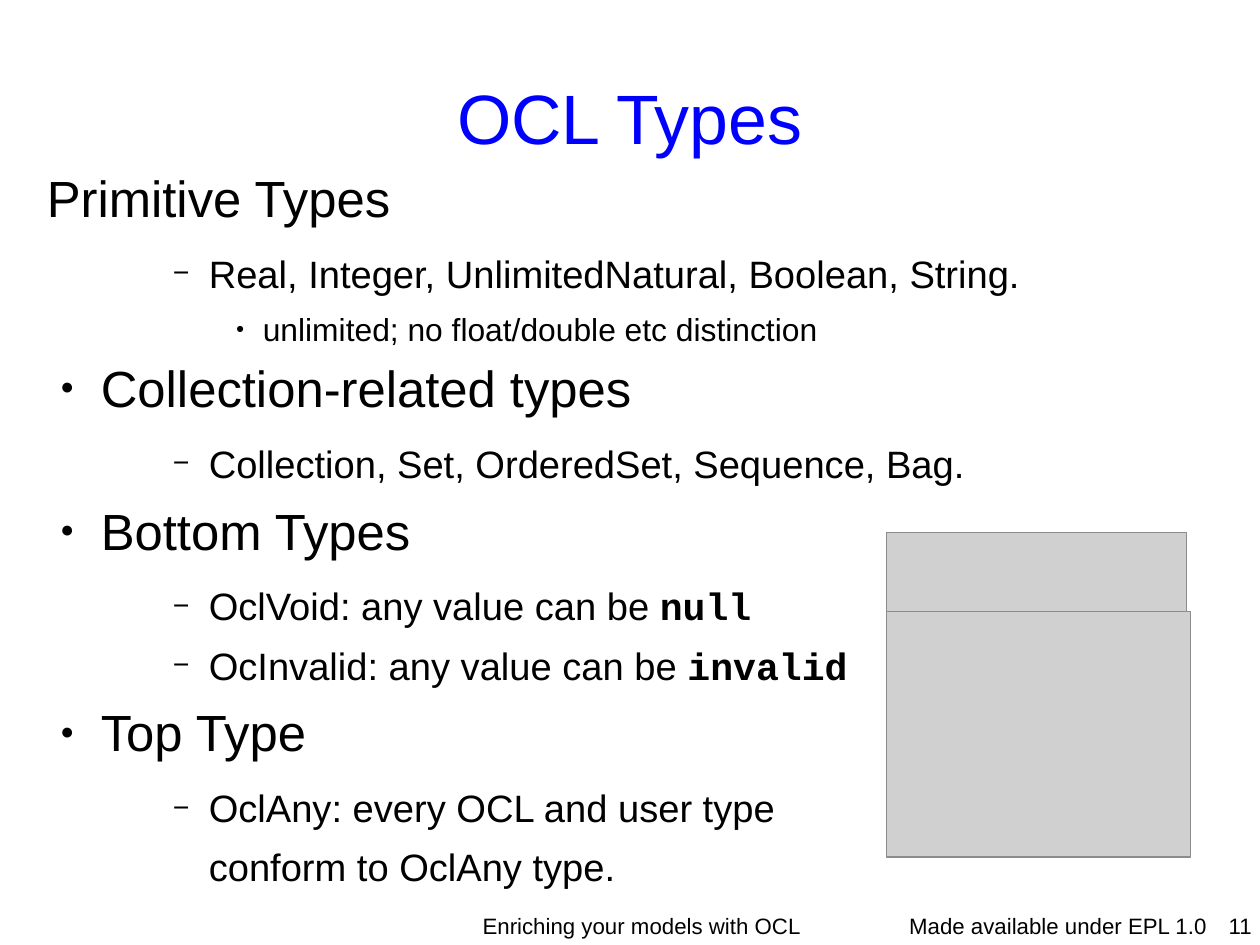
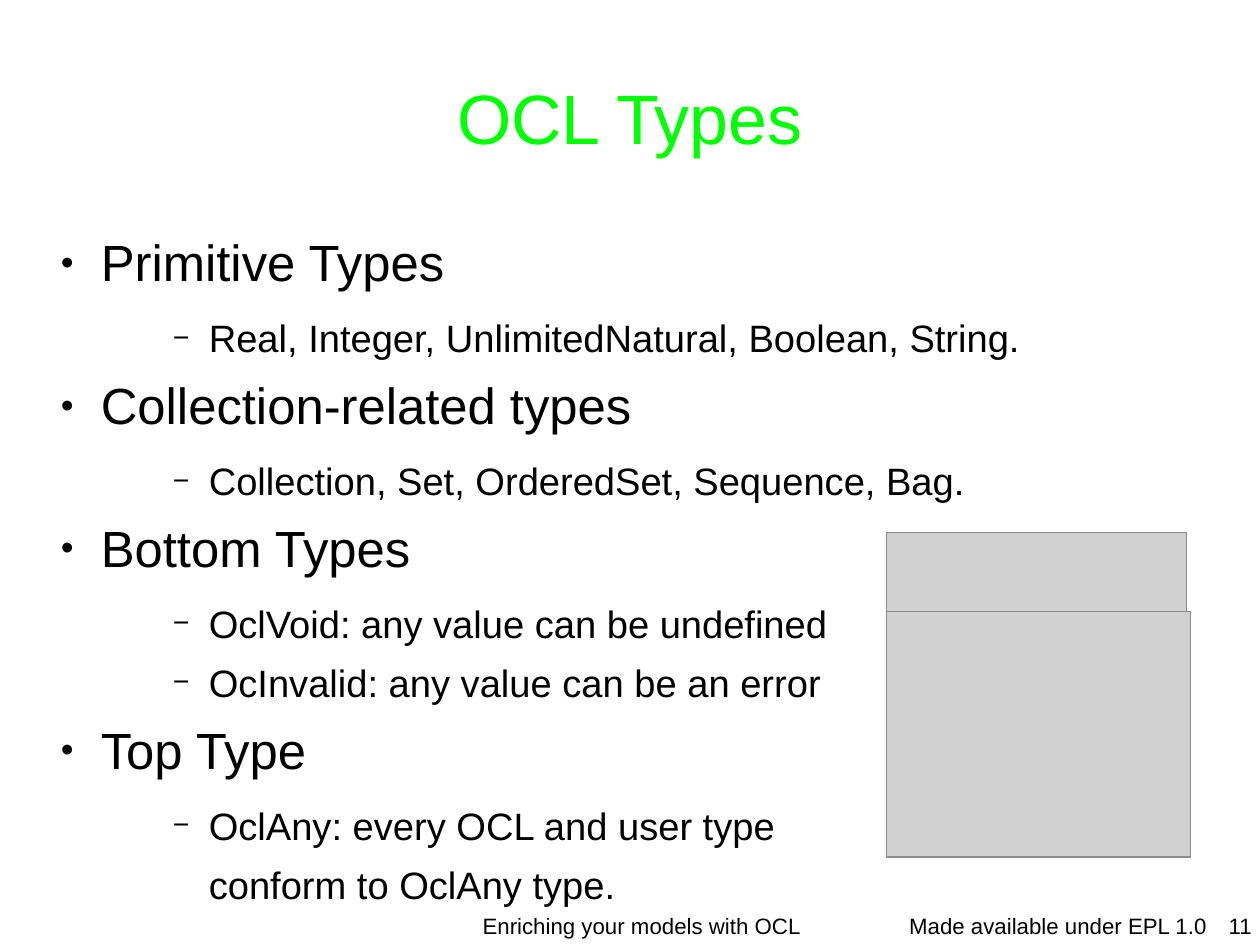
Before and after one commit to eclipse-ocl/ocl-website, a slide deck: slide 11 of ocl/docs/publications/ESE2010LongTalk/EnrichingWithOCL.odp. Drawn at 1260x945 pixels with LibreOffice and Linux fonts; fonts in the diff are those of the drawing; grey boxes stand for pictures; background and template pictures are left out. Boxes give left, top, right and bottom in pixels: in the first picture for what was removed or moved away, otherwise in the second. Text is boxed around its words. In the diff, an @@ line names an element or a change of style, - is before the commit and + after.

```diff
--- a/ocl/docs/publications/ESE2010LongTalk/EnrichingWithOCL.odp
+++ b/ocl/docs/publications/ESE2010LongTalk/EnrichingWithOCL.odp
@@ title "OCL Types" at (x1=457, y1=95, x2=802, y2=157): text colour #0000FF to #00FF00 @@
@@ text at (x1=101, y1=244, x2=445, y2=292): bullet none to ● @@
@@ text at (x1=263, y1=318, x2=817, y2=345): paragraph removed @@
-      ● unlimited; no float/double etc distinction
@@ text at (x1=209, y1=610, x2=827, y2=705): text changed @@
-    − OclVoid: any value can be null
-    − OcInvalid: any value can be invalid
+    − OclVoid: any value can be undefined
+    − OcInvalid: any value can be an error
```
Also in this commit, not shown: 20 other slides changed, 5 slides added.
